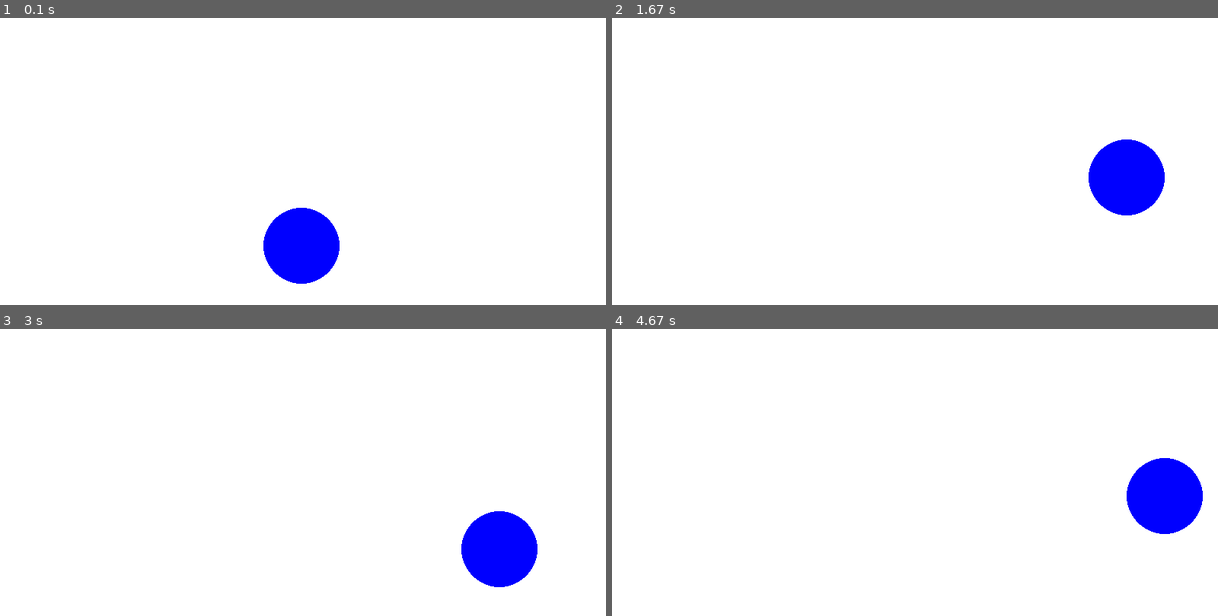
Above: before the commit, frames 1-4 (two rows, left to right).
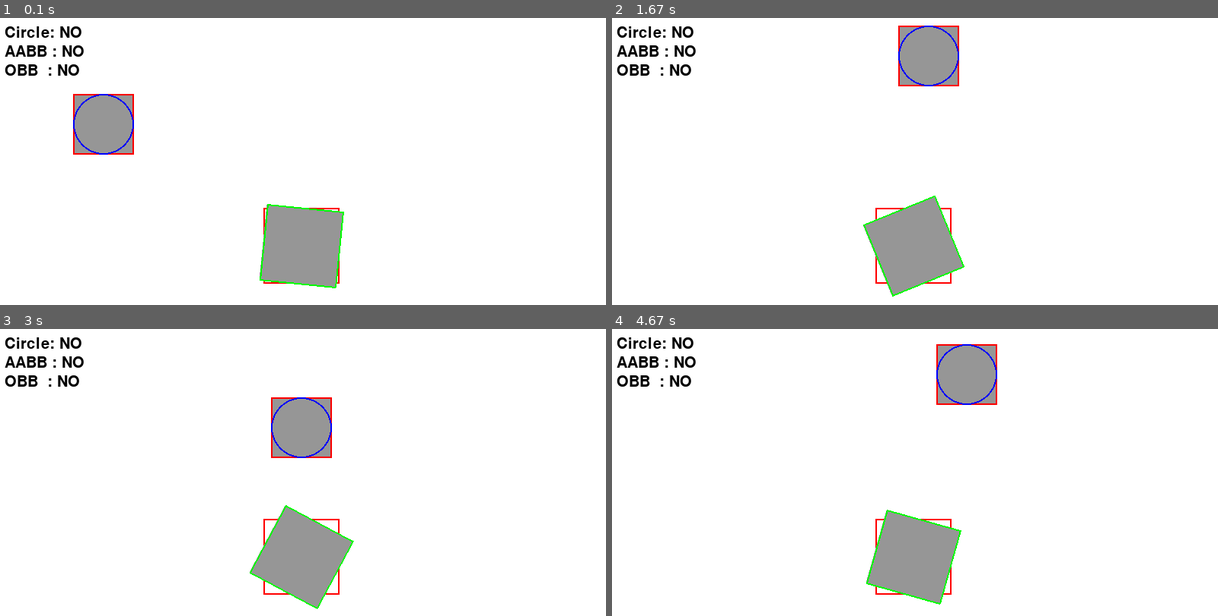
Above: after the commit, the same moments.

Repository: 20260126kdh/my-first-game
Game: pygame game, started from pygame.py
Same seed, same stepped clock (60 frames per second), same inputs: the game is played once before the commit and once after it.
Inputs:
- Up to frame 1 (0.1 s): no input
- Up to frame 2 (1.67 s): hold Z 0.33-0.8 s; hold Right 0.33-0.8 s; hold Right 0.83-1.3 s; tap Z at 0.9, 1.2, 1.4 s; hold Up 1.33-1.63 s
- Up to frame 3 (3 s): hold Right 1.67-2.13 s; tap Z at 1.73, 2.03, 2.23, 2.53, 2.8 s; hold Left 2.17-2.7 s; hold Down from 2.73 s (still down)
- Up to frame 4 (4.67 s): release Down at 3.03 s; hold Left 3.07-3.47 s; tap Z at 3.13, 3.43, 3.57, 3.97, 4.27, 4.63 s; hold Up 3.5-3.87 s; hold Right 3.9-4.53 s; hold Down from 4.57 s (still down)

The runs differ from the first frame. In frame 1, 6.4% of the frame differs, in the area x 0-57%, y 2-95%; in frame 2, 9.1%, in the area x 0-92%, y 2-98%; in frame 3, 9.1%; in frame 4, 9.1%.

Commit message:
Refactor player movement and enhance collision detection
Refactor player movement and collision detection logic, add rotation functionality, and improve code structure.

Diff:
--- a/pygame.py
+++ b/pygame.py
@@ -1,40 +1,159 @@
 import pygame
 import sys
+import math
 
 pygame.init()
 
-screen = pygame.display.set_mode((800, 600))
-pygame.display.set_caption("My First Pygame")
+WIDTH, HEIGHT = 800, 600
+screen = pygame.display.set_mode((WIDTH, HEIGHT))
+clock = pygame.time.Clock()
+font = pygame.font.SysFont(None, 30)
 
 WHITE = (255, 255, 255)
+GRAY = (150, 150, 150)
+RED = (255, 0, 0)
 BLUE = (0, 0, 255)
+GREEN = (0, 255, 0)
 
-clock = pygame.time.Clock()
+player = pygame.Rect(100, 100, 80, 80)
+
+center_pos = (WIDTH // 2, HEIGHT // 2)
+box_size = 100
+angle = 0
+
+speed = 5
+
+def get_rotated_corners(center, w, h, angle_deg):
+    angle_rad = math.radians(angle_deg)
+    hw, hh = w / 2, h / 2
+
+    corners = [(-hw,-hh),(hw,-hh),(hw,hh),(-hw,hh)]
+    rotated = []
+
+    for x, y in corners:
+        rx = x * math.cos(angle_rad) - y * math.sin(angle_rad)
+        ry = x * math.sin(angle_rad) + y * math.cos(angle_rad)
+        rotated.append((center[0] + rx, center[1] + ry))
+
+    return rotated
+
+def get_axes(corners):
+    axes = []
+    for i in range(len(corners)):
+        p1 = corners[i]
+        p2 = corners[(i+1) % len(corners)]
+
+        edge = (p2[0] - p1[0], p2[1] - p1[1])
+        normal = (-edge[1], edge[0])
+
+        length = math.hypot(normal[0], normal[1])
+        normal = (normal[0]/length, normal[1]/length)
+
+        axes.append(normal)
+    return axes
+
+def project(corners, axis):
+    dots = []
+    for p in corners:
+        dots.append(p[0]*axis[0] + p[1]*axis[1])
+    return min(dots), max(dots)
+
+def sat_collision(c1, c2):
+    axes = get_axes(c1) + get_axes(c2)
+
+    for axis in axes:
+        min1, max1 = project(c1, axis)
+        min2, max2 = project(c2, axis)
+
+        if max1 < min2 or max2 < min1:
+            return False
+    return True
+
 running = True
-
-# 원 위치
-x = 400
-y = 300
-speed = 5   # 초당 이동 속도 느낌 (프레임당 5픽셀)
-
 while running:
     for event in pygame.event.get():
         if event.type == pygame.QUIT:
             running = False
 
-    # 키 입력 받기
     keys = pygame.key.get_pressed()
+
     if keys[pygame.K_LEFT]:
-        x -= speed
+        player.x -= speed
     if keys[pygame.K_RIGHT]:
-        x += speed
+        player.x += speed
     if keys[pygame.K_UP]:
-        y -= speed
+        player.y -= speed
     if keys[pygame.K_DOWN]:
-        y += speed
+        player.y += speed
+
+    if keys[pygame.K_z]:
+        angle += 5
+    else:
+        angle += 1
 
     screen.fill(WHITE)
-    pygame.draw.circle(screen, BLUE, (x, y), 50)
+
+    # -------------------------
+    # Circle Collision
+    # -------------------------
+    p_center = player.center
+    c_center = center_pos
+
+    p_radius = player.width // 2
+    c_radius = box_size // 2
+
+    dx = p_center[0] - c_center[0]
+    dy = p_center[1] - c_center[1]
+
+    circle_hit = (dx*dx + dy*dy) < (p_radius + c_radius) ** 2
+
+    # -------------------------
+    # AABB Collision
+    # -------------------------
+    aabb_box = pygame.Rect(center_pos[0] - box_size//2,
+                           center_pos[1] - box_size//2,
+                           box_size, box_size)
+
+    aabb_hit = player.colliderect(aabb_box)
+
+    # -------------------------
+    # OBB Collision (SAT)
+    # -------------------------
+    player_corners = [
+        player.topleft,
+        player.topright,
+        player.bottomright,
+        player.bottomleft
+    ]
+
+    box_corners = get_rotated_corners(center_pos, box_size, box_size, angle)
+
+    obb_hit = sat_collision(player_corners, box_corners)
+
+    # -------------------------
+    # Draw Objects
+    # -------------------------
+    pygame.draw.rect(screen, GRAY, player)
+    pygame.draw.rect(screen, RED, player, 2)
+
+    pygame.draw.rect(screen, RED, aabb_box, 2)
+
+    pygame.draw.circle(screen, BLUE, p_center, p_radius, 2)
+    pygame.draw.circle(screen, BLUE, c_center, c_radius, 2)
+
+    pygame.draw.polygon(screen, GRAY, box_corners)
+    pygame.draw.polygon(screen, GREEN, box_corners, 2)
+
+    # -------------------------
+    # Text Display
+    # -------------------------
+    circle_text = font.render(f"Circle: {'HIT' if circle_hit else 'NO'}", True, (0,0,0))
+    aabb_text = font.render(f"AABB : {'HIT' if aabb_hit else 'NO'}", True, (0,0,0))
+    obb_text = font.render(f"OBB  : {'HIT' if obb_hit else 'NO'}", True, (0,0,0))
+
+    screen.blit(circle_text, (10, 10))
+    screen.blit(aabb_text, (10, 35))
+    screen.blit(obb_text, (10, 60))
 
     pygame.display.flip()
     clock.tick(60)
